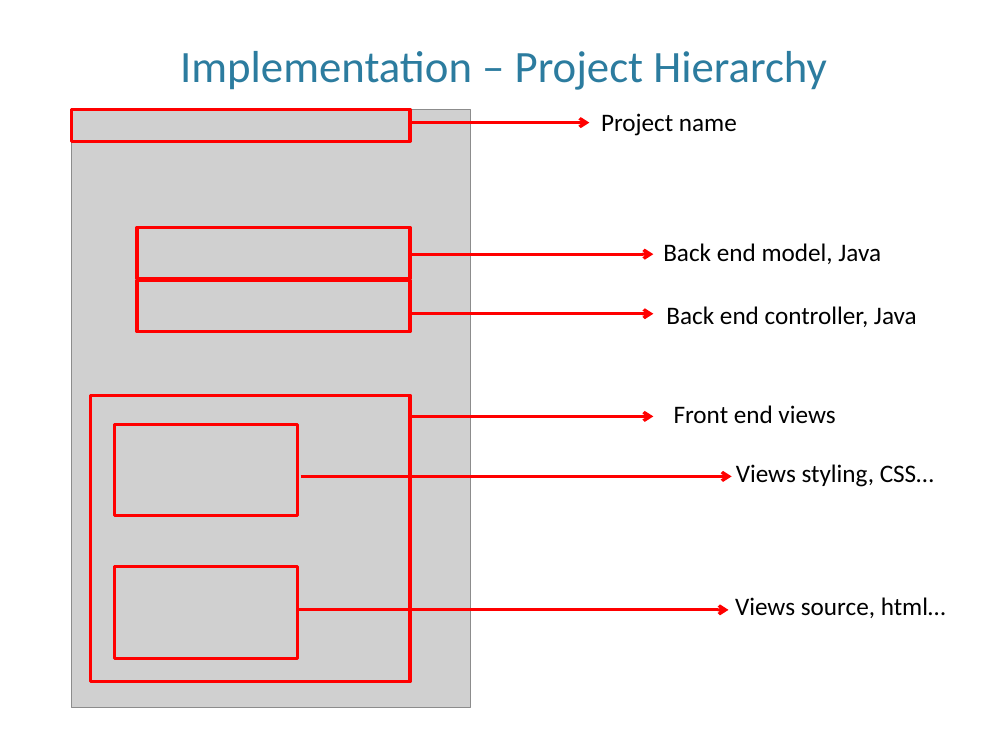
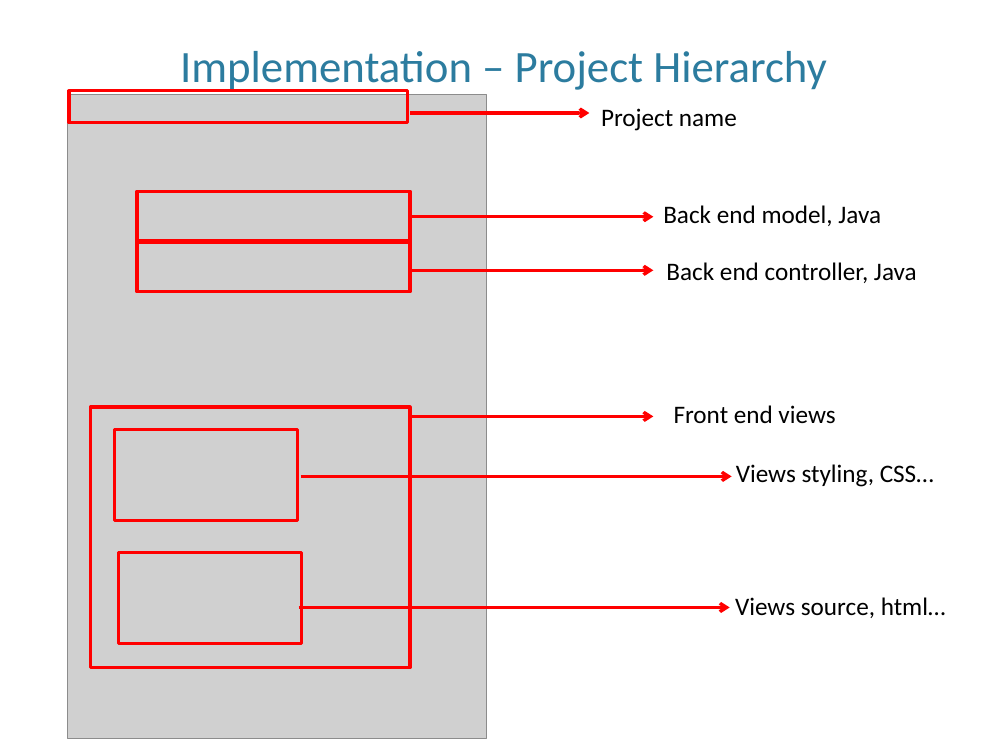
Before and after one commit to flybigcat/WebProject_Comparison, a slide deck: slide 8 of philips/documentation.pptx. Drawn at 1008x756 pixels with LibreOffice and Linux fonts; fonts in the diff are those of the drawing; grey boxes stand for pictures; background and template pictures are left out. Boxes give left, top, right and bottom in pixels: in the first picture for what was removed or moved away, otherwise in the second. Text is boxed around its words. In the diff, an @@ line names an element or a change of style, - is before the commit and + after.

Commit message:
modify pic at slide8 in documentation

```diff
--- a/philips/documentation.pptx
+++ b/philips/documentation.pptx
@@ picture resized from (x1=72, y1=110, x2=471, y2=708) to (x1=68, y1=95, x2=486, y2=739) @@
@@ rectangle moved from (x1=72, y1=110, x2=410, y2=141) to (x1=69, y1=91, x2=407, y2=122) @@
@@ arrow moved from (410, 123) - (590, 123) to (410, 113) - (590, 113) @@
@@ text "Project name" moved from (x1=601, y1=113, x2=737, y2=136) to (x1=601, y1=108, x2=737, y2=131) @@
@@ rectangle moved from (x1=137, y1=280, x2=410, y2=332) to (x1=137, y1=192, x2=410, y2=243) @@
@@ text "Back end model, Java" moved from (x1=663, y1=243, x2=881, y2=264) to (x1=663, y1=205, x2=881, y2=226) @@
@@ arrow moved from (410, 313) - (653, 313) to (410, 217) - (653, 217) @@
@@ rectangle moved from (x1=137, y1=228, x2=410, y2=279) to (x1=137, y1=241, x2=410, y2=292) @@
@@ text "Back end controller, Java" moved from (x1=666, y1=306, x2=917, y2=327) to (x1=666, y1=262, x2=917, y2=283) @@
@@ arrow moved from (410, 254) - (653, 254) to (410, 270) - (653, 270) @@
@@ rectangle resized from (x1=91, y1=395, x2=410, y2=681) to (x1=91, y1=407, x2=410, y2=667) @@
@@ rectangle moved from (x1=115, y1=424, x2=297, y2=516) to (x1=115, y1=429, x2=297, y2=521) @@
@@ rectangle moved from (x1=115, y1=566, x2=297, y2=658) to (x1=119, y1=552, x2=301, y2=644) @@
```
Also in this commit, not shown: 1 other file.
